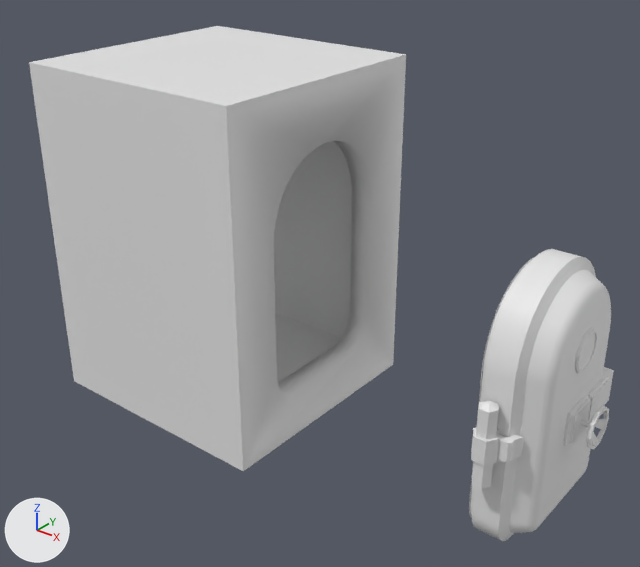
Before and after pictures for a commit that changed the Blender file Models/GroupD/Factory Kit/Rooms/Smelter Room/Wall/FI-077 Smeltery DoorFrame.blend.
The view is the same before and after, from a camera (50 mm lens) standing at (2.13, -4.88, 4.21) and looking at (-1.67, -0.13, 1.27). Every picture has the same lights, and +X, +Y and +Z are marked at lower left.

The first picture shows 'FI-76 Smeltery DoorFrame', 'FI-76 Smeltery DoorFrame.001', 'Hinge'.
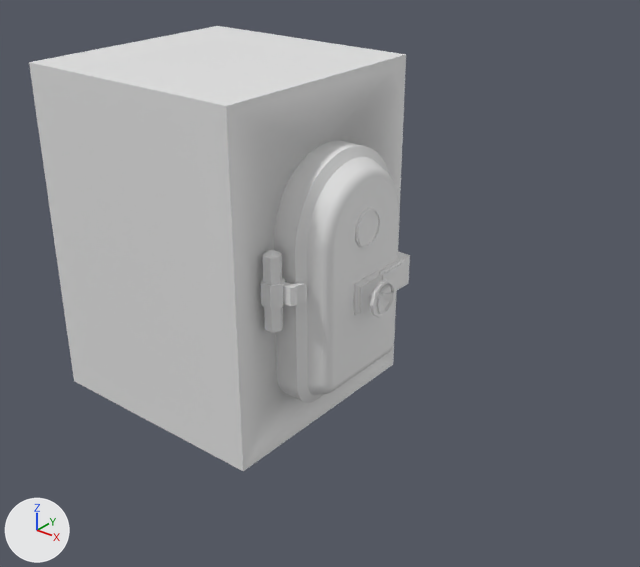
Patch to the scene script:
```diff
--- a/Models/GroupD/Factory Kit/Rooms/Smelter Room/Wall/FI-077 Smeltery DoorFrame.blend.py
+++ b/Models/GroupD/Factory Kit/Rooms/Smelter Room/Wall/FI-077 Smeltery DoorFrame.blend.py
@@ ob_hinge @@
 ob_hinge = bpy.data.objects.new('Hinge', me_cylinder_004)
-ob_hinge.location = (0.084, -0.595, 0.876)
+ob_hinge.location = (-1.638, -0.622, 1.422)
 ob_hinge.rotation_euler = (0.0, 0.0, 1.571)  # degrees (0, 0, 90)
@@ ob_fi_76_smeltery_doorframe_001 @@
 ob_fi_76_smeltery_doorframe_001 = bpy.data.objects.new('FI-76 Smeltery DoorFrame.001', me_cube_001)
-ob_fi_76_smeltery_doorframe_001.location = (0.0, 0.0, 0.0)
+ob_fi_76_smeltery_doorframe_001.location = (-1.717, 0.0, 0.4)
```

Boxes [x1, y1, x2, y2] around the edits, measured in the pictures (640 x 567 px):
'FI-76 Smeltery DoorFrame.001', moved
    before: [469, 249, 614, 541]
    after: [274, 141, 410, 403]
'Hinge', moved
    before: [471, 400, 524, 489]
    after: [261, 250, 307, 333]
